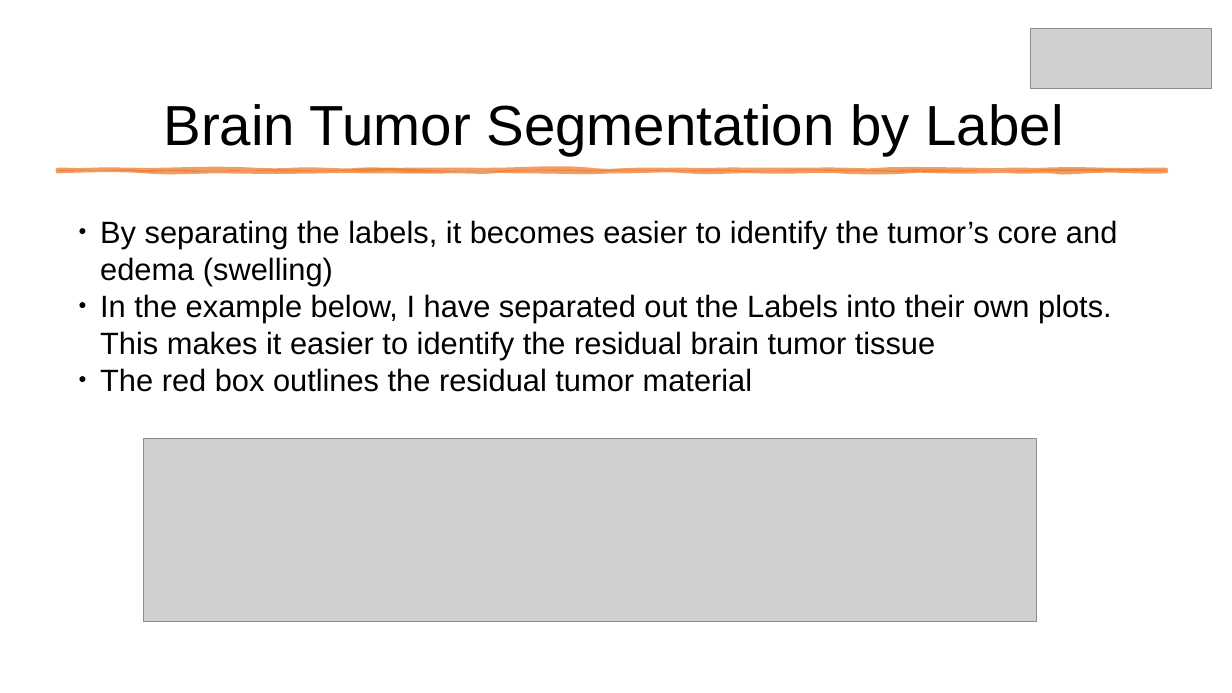
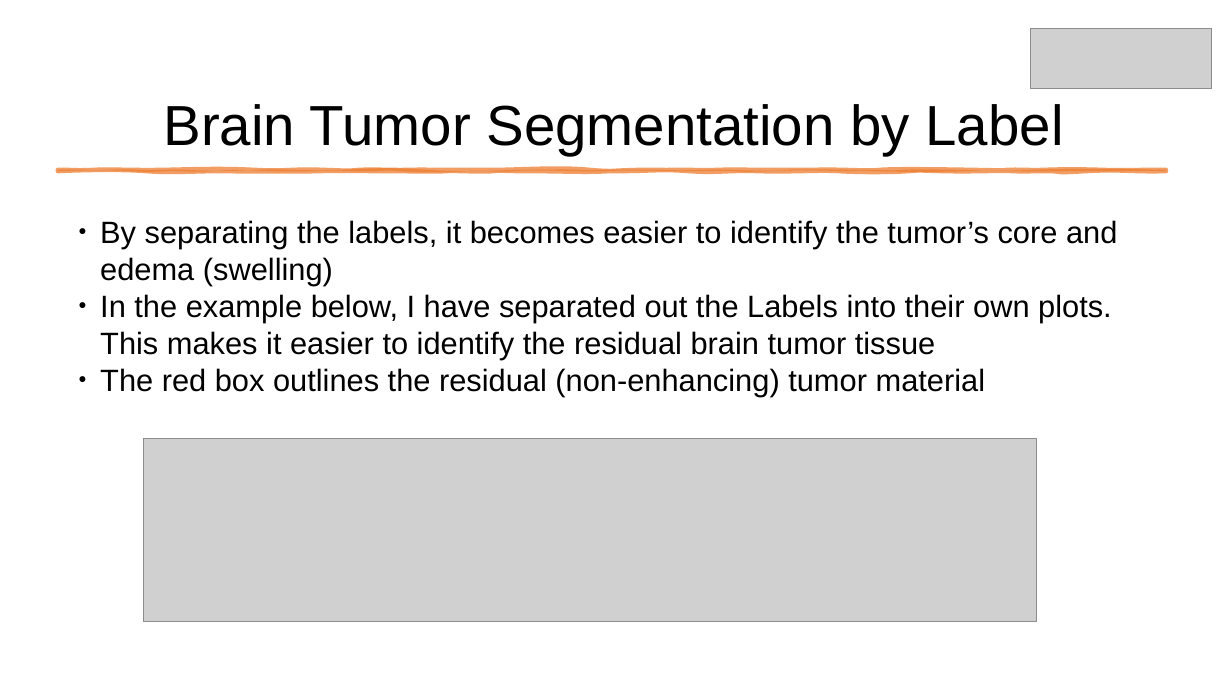
Before and after one commit to wwwinters/ssl_brainTumor, a slide deck: slide 7 of presentation/wwinters_segmentation.pptx. Drawn at 1232x693 pixels with LibreOffice and Linux fonts; fonts in the diff are those of the drawing; grey boxes stand for pictures. Boxes give left, top, right and bottom in pixels: in the first picture for what was removed or moved away, otherwise in the second. Text is boxed around its words. In the diff, an @@ line names an element or a change of style, - is before the commit and + after.

```diff
--- a/presentation/wwinters_segmentation.pptx
+++ b/presentation/wwinters_segmentation.pptx
@@ text at bbox=[100, 368, 986, 396]: text changed @@
-● The red box outlines the residual tumor material
+● The red box outlines the residual (non-enhancing) tumor material
```
Also in this commit, not shown: 15 other slides changed, 7 other files.
